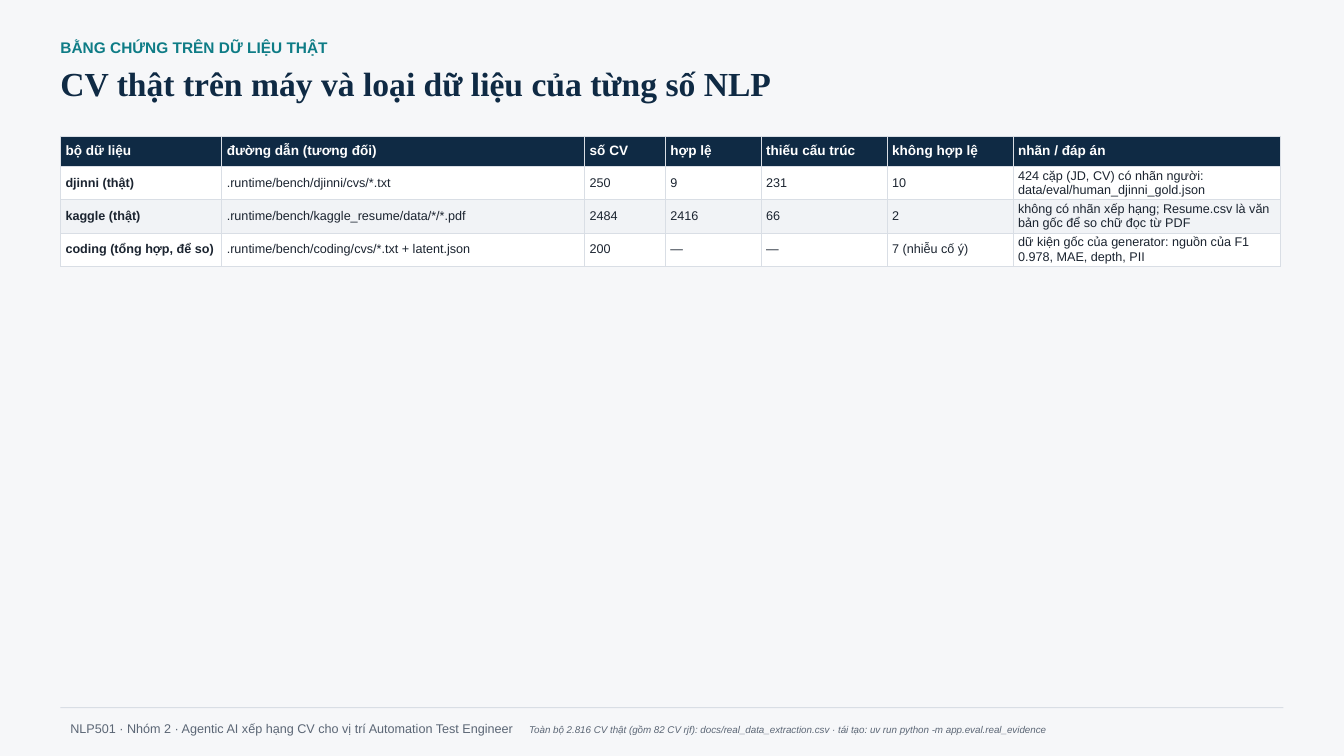
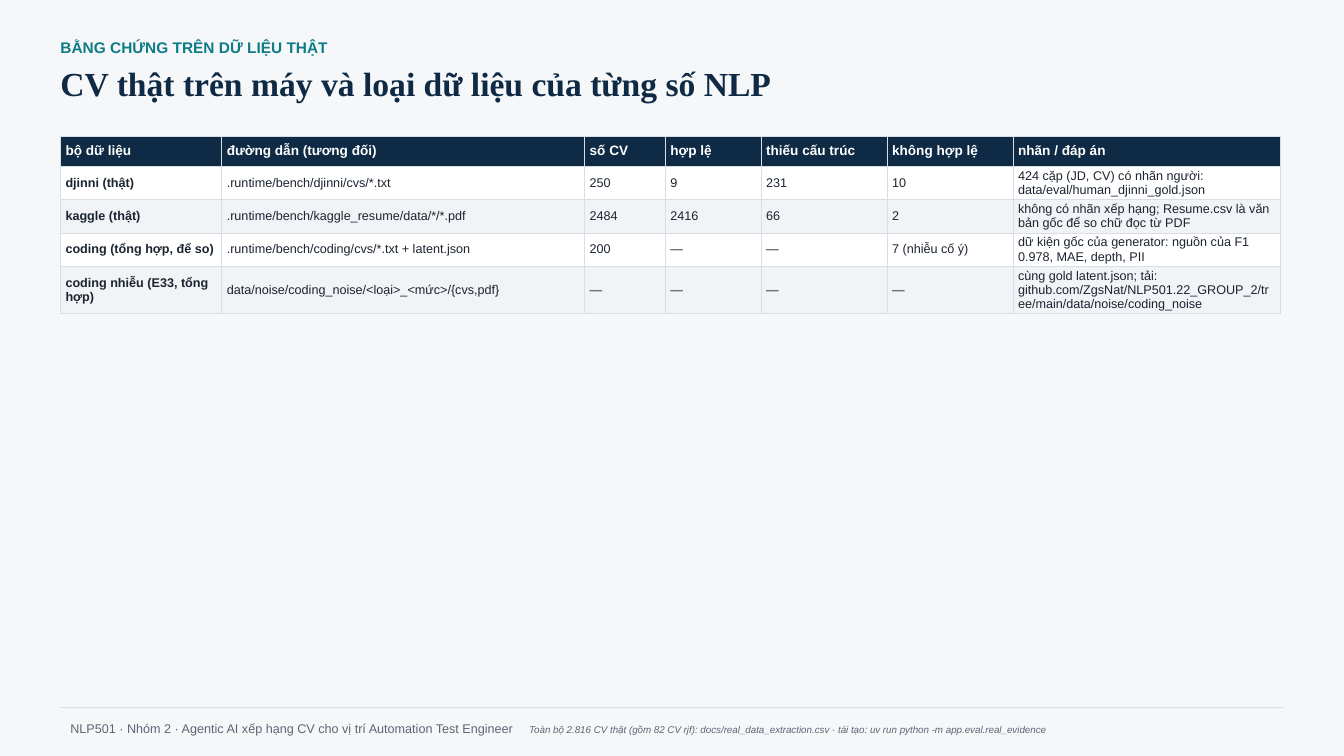
Before and after one commit to ZgsNat/NLP501.22_GROUP_2, a slide deck: slide 26 of NLP501_Nhom2_BaoCaoCuoiKy_v14.pptx. Drawn at 1344x756 pixels with LibreOffice and Linux fonts; fonts in the diff are those of the drawing. Boxes give left, top, right and bottom in pixels: in the first picture for what was removed or moved away, otherwise in the second. Text is boxed around its words. In the diff, an @@ line names an element or a change of style, - is before the commit and + after.

Commit message:
docs(deck): v14 links the noisy dataset (data/noise/coding_noise)
Slides 26 and 27 add a row for the E33 noisy CVs (text and PDF, same gold) with the
GitHub link; no number on the deck changes.

```diff
--- a/NLP501_Nhom2_BaoCaoCuoiKy_v14.pptx
+++ b/NLP501_Nhom2_BaoCaoCuoiKy_v14.pptx
@@ table at [60, 136, 1280, 315] @@
+row 5: coding nhiễu (E33, tổng hợp) | data/noise/coding_noise/<loại>_<mức>/{cvs,pdf} | — | — | — | — | cùng gold latent.json; tải: github.com/ZgsNat/NLP501.22_GROUP_2/tree/main/data/noise/coding_noise
```
Also in this commit, not shown: 1 other slide changed, 1 other file.
